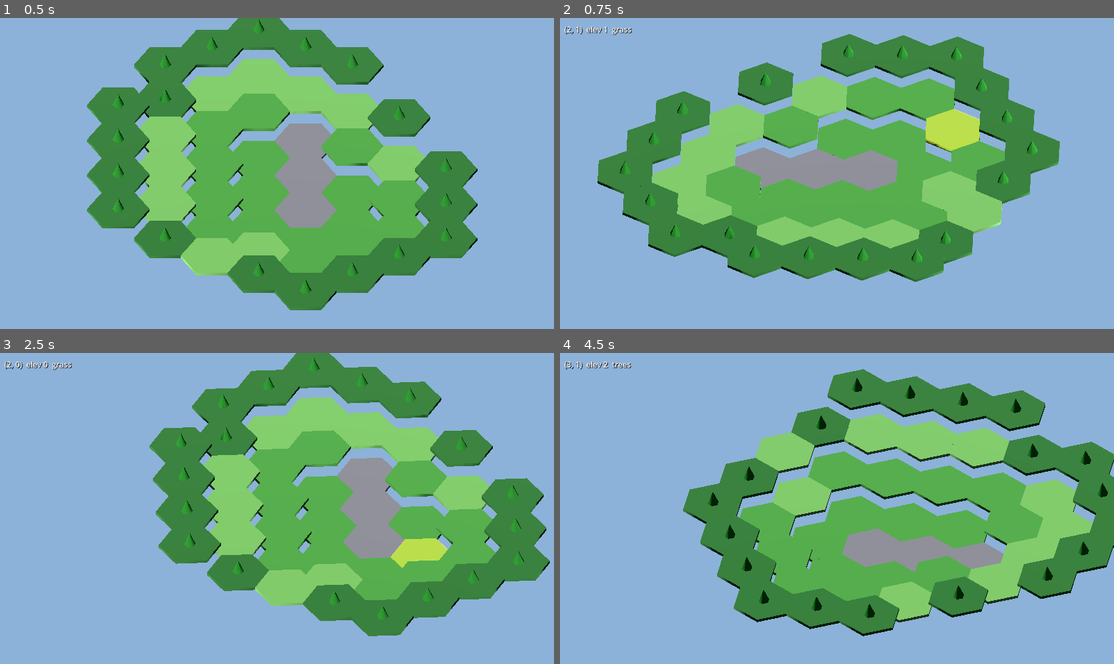
Above: before the commit, frames 1-4 (two rows, left to right).
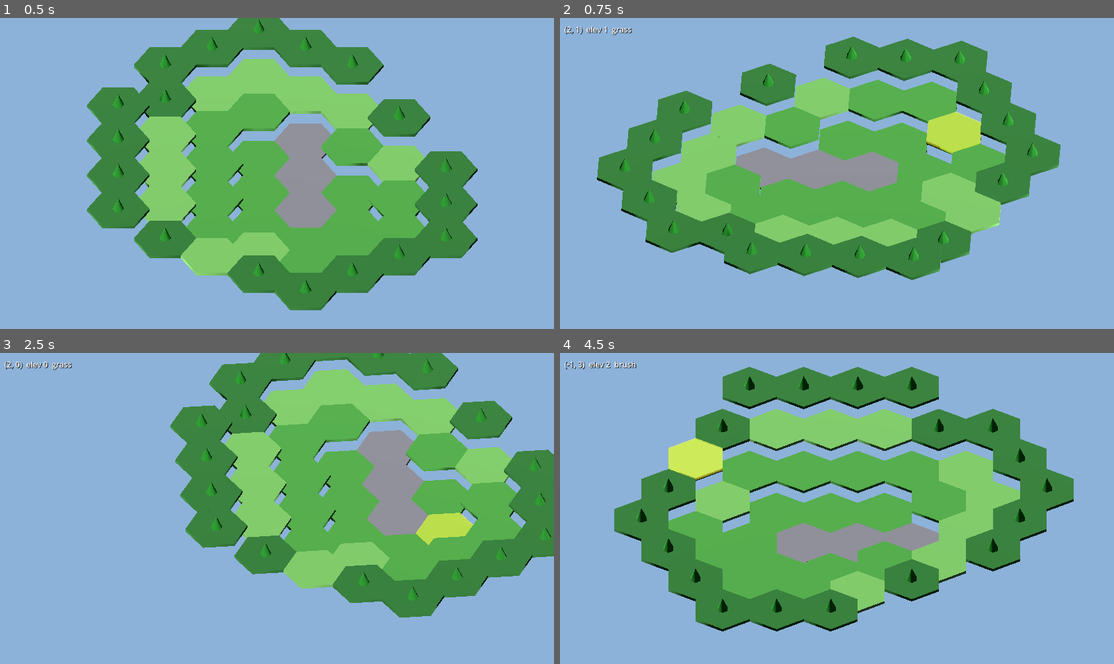
Above: after the commit, the same moments.

Repository: cowansysm/rpgbattlerai
Game: Godot game, scene res://scenes/map/map_scene.tscn
Two runs of this game, one before a commit and one after it. Both use one fixed random seed, a clock stepped at 60 frames per second and the inputs below.
Inputs (mouse positions are in pixels of both pictures, inside the frame that each line leads up to):
- Up to frame 1 (0.5 s): no input
- Up to frame 2 (0.75 s): tap Enter at 0.5 s; move the mouse to (958, 157) at 0.52 s; hold Q (camera_rotate_left) from 0.53 s (still down); click (958, 157) at 0.67 s
- Up to frame 3 (2.5 s): tap E (camera_rotate_right) at 0.8, 2.3 s; release Q (camera_rotate_left) at 1.25 s; tap Space at 1.25 s; drag from (166, 524) to (249, 570) at 1.27 s; tap Enter at 2 s; move the mouse to (332, 440) at 2.02 s; hold S (camera_pan_down) from 2.03 s (still down); click (332, 440) at 2.17 s
- Up to frame 4 (4.5 s): release S (camera_pan_down) at 2.75 s; drag from (809, 570) to (670, 461) at 2.77 s; tap Space at 3.5 s; move the mouse to (1003, 555) at 3.52 s; hold D (camera_pan_right) 3.53-4.25 s; click (1003, 555) at 3.67 s; tap E (camera_rotate_right) at 3.8 s; drag from (670, 461) to (753, 430) at 4.27 s

Frame 1 is identical in both runs. In frame 2, 5.1% of the frame differs, in the area x 6-91%, y 5-85%; in frame 3, 34%; in frame 4, 44%, in the area x 1-100%, y 2-92%.

Commit message:
Fix camera rotation swing by tweening yaw angle instead of 3D position
Linear interpolation of the camera's 3D position cut through the chord
of the sphere rather than following the arc. With orthographic projection,
the lateral offset at the midpoint shifted what was centered on screen,
causing a visible swing when rotated off-center.

Now tweens _current_yaw_deg by ±90° each frame and recomputes the
spherical position via _apply_transform(), keeping the camera on the
true arc throughout the animation.

Co-Authored-By: Claude Opus 4.6 <noreply@anthropic.com>

Diff:
--- a/src/map/camera_rig.gd
+++ b/src/map/camera_rig.gd
@@ -13,6 +13,7 @@
 const TWEEN_DURATION := 0.3
 
 var _yaw_index: int = 0
+var _current_yaw_deg: float = 0.0	# Continuous yaw for smooth spherical interpolation
 var _camera: Camera3D
 var _tweening := false
 
@@ -26,10 +27,10 @@
 
 
 func _apply_transform() -> void:
-	var yaw_rad := deg_to_rad(YAW_ANGLES[_yaw_index])
+	var yaw_rad := deg_to_rad(_current_yaw_deg)
 	var pitch_rad := deg_to_rad(pitch_deg)
 
-	# Position camera on a sphere around the pivot.
+	# Position camera on a sphere around the pivot (rig's origin).
 	var dist := zoom_val * 1.5
 	var offset := Vector3(
 		sin(yaw_rad) * cos(pitch_rad) * dist,
@@ -45,30 +46,24 @@
 	if _tweening:
 		return
 	_yaw_index = wrapi(_yaw_index + dir, 0, 4)
-	_tween_to_current_yaw()
+	_tween_to_current_yaw(dir)
 
 
-func _tween_to_current_yaw() -> void:
+func _tween_to_current_yaw(dir: int) -> void:
 	_tweening = true
-	var yaw_rad := deg_to_rad(YAW_ANGLES[_yaw_index])
-	var pitch_rad := deg_to_rad(pitch_deg)
-	var dist := zoom_val * 1.5
-	var target_offset := Vector3(
-		sin(yaw_rad) * cos(pitch_rad) * dist,
-		sin(pitch_rad) * dist,
-		cos(yaw_rad) * cos(pitch_rad) * dist
-	)
-	var pivot: Vector3 = global_position
+	# Tween the yaw angle by ±90° so the camera follows the spherical arc.
+	var target_yaw := _current_yaw_deg + dir * 90.0
 	var tw := create_tween()
-	tw.tween_property(_camera, "position", target_offset, TWEEN_DURATION)\
+	tw.tween_method(_set_yaw_deg, _current_yaw_deg, target_yaw, TWEEN_DURATION)\
 		.set_ease(Tween.EASE_OUT).set_trans(Tween.TRANS_CUBIC)
-	# Keep camera looking at pivot during the position tween.
-	tw.parallel().tween_method(func(_t: float) -> void:
-		_camera.look_at(pivot, Vector3.UP)
-	, 0.0, 1.0, TWEEN_DURATION)
 	tw.tween_callback(func() -> void:
 		_tweening = false
 	)
+
+
+func _set_yaw_deg(deg: float) -> void:
+	_current_yaw_deg = deg
+	_apply_transform()
 
 
 func zoom_by(delta: float) -> void:
@@ -78,7 +73,7 @@
 
 func pan(input_dir: Vector2, dt: float) -> void:
 	# Pan relative to the camera's yaw so WASD always feels correct.
-	var yaw_rad := deg_to_rad(YAW_ANGLES[_yaw_index])
+	var yaw_rad := deg_to_rad(_current_yaw_deg)
 	var forward := Vector3(-sin(yaw_rad), 0.0, -cos(yaw_rad))
 	var right := Vector3(cos(yaw_rad), 0.0, -sin(yaw_rad))
 	var move := (right * input_dir.x + forward * input_dir.y) * pan_speed * dt
